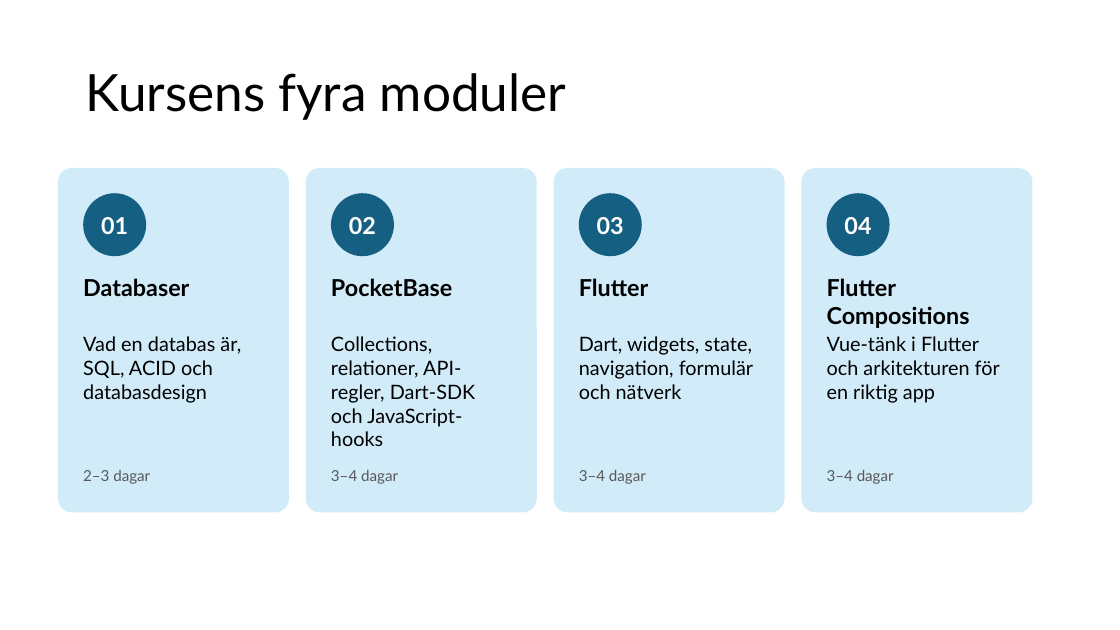
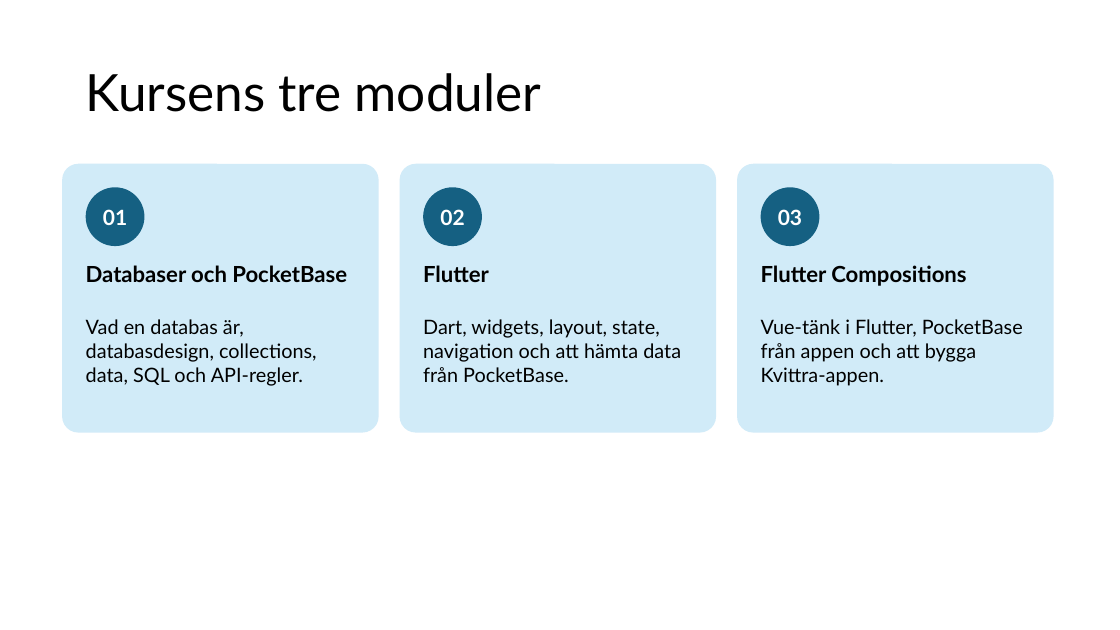
Before and after one commit to abbjetmus/pocketbase-flutter-kurs, a slide deck: slide 2 of Databaser och mobilapputveckling - sammanfattning.pptx. Drawn at 1120x630 pixels with LibreOffice and Linux fonts; fonts in the diff are those of the drawing. Boxes give left, top, right and bottom in pixels: in the first picture for what was removed or moved away, otherwise in the second. Text is boxed around its words. In the diff, an @@ line names an element or a change of style, - is before the commit and + after.

Commit message:
Refactor course materials: remove Flutter exercises, update README for clarity, and enhance Kvittra app description.

```diff
--- a/Databaser och mobilapputveckling - sammanfattning.pptx
+++ b/Databaser och mobilapputveckling - sammanfattning.pptx
@@ title at bbox=[85, 73, 542, 112]: text changed @@
-Kursens fyra moduler
+Kursens tre moduler
@@ rounded rectangle: place and size @@
-rounded rectangle at bbox=[58, 168, 289, 513]
+rounded rectangle at bbox=[62, 164, 379, 433]
@@ rounded rectangle removed at bbox=[306, 168, 537, 513] @@
@@ rounded rectangle: place and size @@
-rounded rectangle at bbox=[554, 168, 785, 513]
+rounded rectangle at bbox=[400, 164, 717, 433]
@@ rounded rectangle: place and size @@
-rounded rectangle at bbox=[802, 168, 1033, 513]
+rounded rectangle at bbox=[738, 164, 1054, 433]
@@ ellipse "01": place and size @@
-ellipse "01" at bbox=[83, 193, 146, 256]
+ellipse "01" at bbox=[86, 187, 145, 246]
@@ ellipse "02": place and size @@
-ellipse "02" at bbox=[331, 193, 394, 256]
+ellipse "02" at bbox=[423, 187, 482, 246]
@@ size 20 to 18 pt in 3 elements at bbox=[86, 187, 145, 246], bbox=[423, 187, 482, 246], bbox=[761, 187, 820, 246] @@
@@ ellipse "03": place and size @@
-ellipse "03" at bbox=[579, 193, 642, 256]
+ellipse "03" at bbox=[761, 187, 820, 246]
@@ ellipse removed at bbox=[827, 193, 890, 256] @@
-04
@@ text at bbox=[86, 265, 347, 282]: text changed; size 20 to 19 pt @@
-Databaser
+Databaser och PocketBase
@@ text "Flutter" at bbox=[423, 265, 489, 282]: size 20 to 19 pt; more space between paragraphs @@
@@ text "Flutter": place and size @@
-text "Flutter" at bbox=[579, 278, 649, 296]
+text "Flutter" at bbox=[423, 265, 489, 282]
@@ text "Flutter Compositions": place and size @@
-text "Flutter Compositions" at bbox=[827, 278, 970, 328]
+text "Flutter Compositions" at bbox=[761, 265, 966, 286]
@@ text "Flutter Compositions" at bbox=[761, 265, 966, 286]: size 20 to 19 pt; more space between paragraphs @@
@@ text at bbox=[86, 319, 317, 386]: text changed @@
-Vad en databas är, SQL, ACID och databasdesign
+Vad en databas är, databasdesign, collections, data, SQL och API-regler.
@@ text at bbox=[423, 319, 681, 382]: text changed; size 20 to 17 pt; bold off @@
-PocketBase
+Dart, widgets, layout, state, navigation och att hämta data från PocketBase.
@@ text at bbox=[761, 319, 1023, 386]: text changed @@
-Vue-tänk i Flutter och arkitekturen för en riktig app
+Vue-tänk i Flutter, PocketBase från appen och att bygga Kvittra-appen.
@@ text removed at bbox=[331, 336, 475, 446] @@
-Collections, relationer, API-regler, Dart-SDK och JavaScript-hooks
@@ text removed at bbox=[579, 336, 753, 399] @@
-Dart, widgets, state, navigation, formulär och nätverk
@@ text removed at bbox=[83, 470, 150, 484] @@
-2–3 dagar
@@ text removed at bbox=[331, 470, 398, 484] @@
-3–4 dagar
@@ text removed at bbox=[579, 470, 646, 484] @@
-3–4 dagar
@@ text removed at bbox=[827, 470, 894, 484] @@
-3–4 dagar
```
Also in this commit, not shown: 1 other slide changed, 92 slides added, 7 slides removed, 37 other files.
